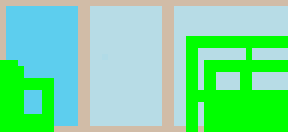
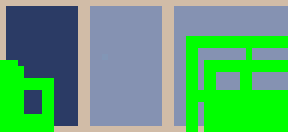
The second w=288, h=132 image is a revision of the first. Changes to its layers:
removed layer "Background" (1st of 2) over [6, 6, 288, 126]
